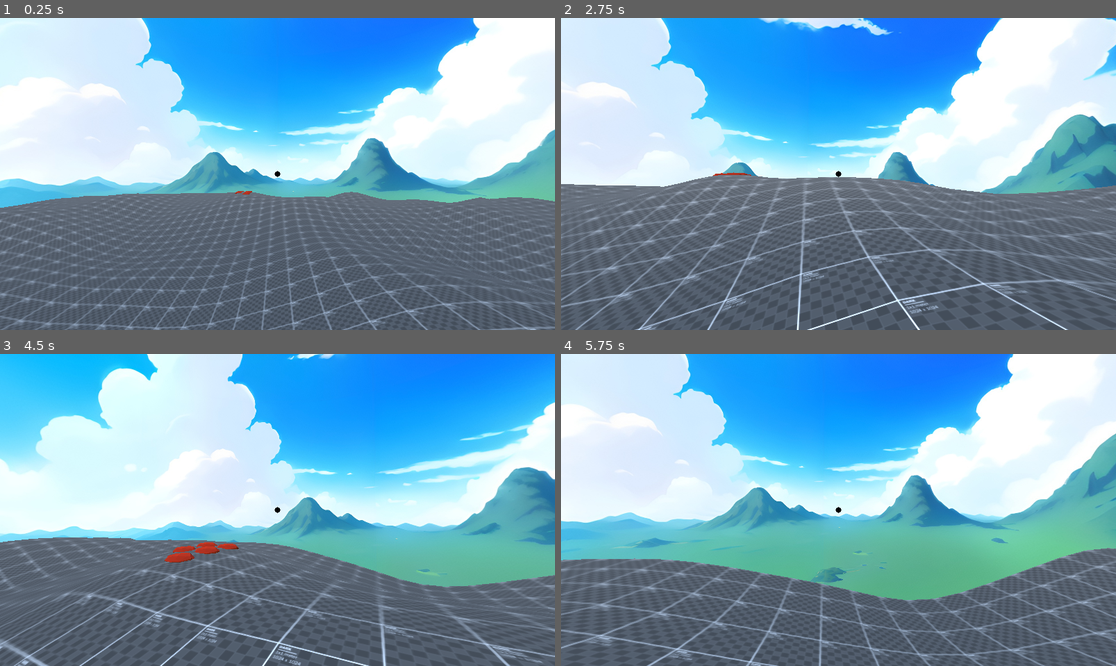
Above: before the commit, frames 1-4 (two rows, left to right).
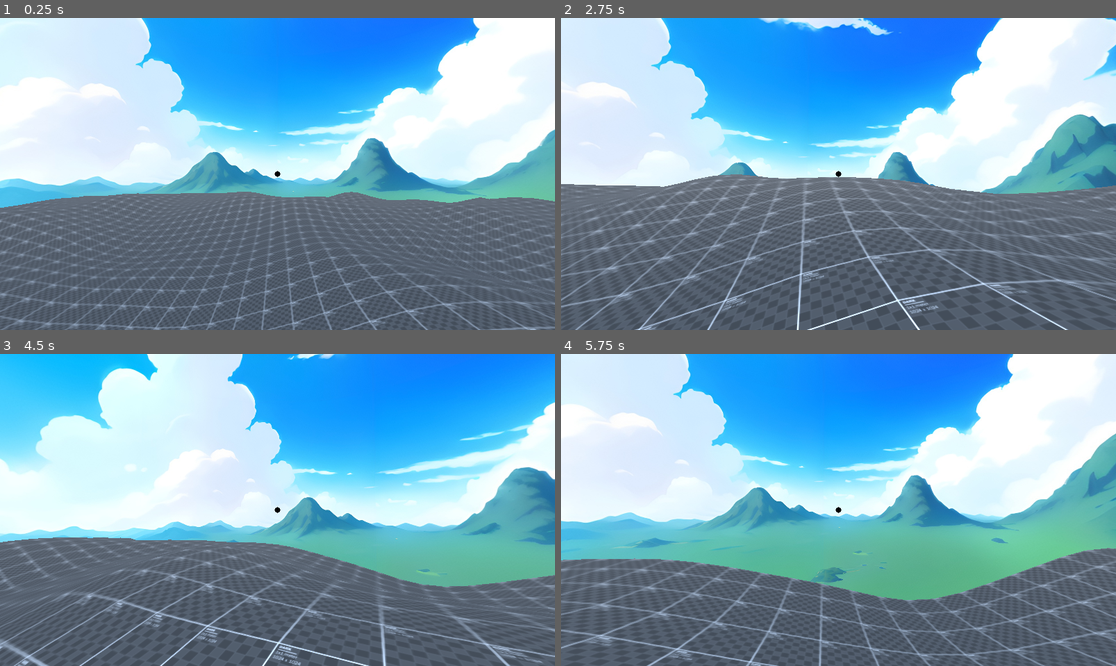
Above: after the commit, the same moments.

Repository: dairycultist/New-Hand-in-Mootown
Game: Godot game, scene res://world.tscn
Two runs of this game, one before a commit and one after it. Both use one fixed random seed, a clock stepped at 60 frames per second and the inputs below.
Inputs (mouse positions are in pixels of both pictures, inside the frame that each line leads up to):
- Up to frame 1 (0.25 s): no input
- Up to frame 2 (2.75 s): tap Enter (ui_accept) at 0.5, 0.77, 1.52 s; move the mouse to (866, 174) at 0.52 s; hold E (interact) 0.53-1.28 s; hold W (walk_up) from 0.53 s (still down); move the mouse to (810, 174) at 1.27 s; tap E (interact) at 1.35 s; move the mouse to (849, 167) at 2.02 s; hold E (interact) from 2.03 s (still down)
- Up to frame 3 (4.5 s): keep holding W (walk_up); move the mouse to (271, 516) at 2.77 s; release E (interact) at 2.78 s; tap E (interact) at 2.85, 4.35 s; tap Enter (ui_accept) at 3.02, 3.77 s; move the mouse to (316, 513) at 3.52 s; hold E (interact) 3.53-4.28 s; move the mouse to (233, 506) at 4.27 s
- Up to frame 4 (5.75 s): keep holding W (walk_up); tap Enter (ui_accept) at 4.52 s; move the mouse to (844, 510) at 5.02 s; hold E (interact) from 5.03 s (still down)

The runs differ from the first frame. In frame 1, less than 0.1% of the frame differs, in the area x 42-46%, y 55-57%; in frame 2, less than 0.1%; in frame 3, 0.4%, in the area x 29-44%, y 60-67%; in frame 4, nothing differs.

Commit message:
Refactor

Diff:
--- a/player_controller.gd
+++ b/player_controller.gd
@@ -95,33 +95,14 @@
 
 	if (event.is_action_pressed("interact")):
 
-		# picking stuff
+		# picking up stuff
 		if looking_holdable:
 
 			held = looking_holdable
 			held.linear_damp = 10
 
-		# depending on what we're holding, there may be
-		# other actions we can perform, like planting or troweling
-		elif looking_node and looking_node.name.contains("DirtPatch"):
-
-			# destroy a dirt patch with the trowel
-			looking_node.queue_free()
-
-		elif looking_node:
-
-			# place a dirt patch with the trowel
-			var dirt_patch := DIRT_PATCH.instantiate()
-			looking_node.add_child(dirt_patch)
-			dirt_patch.global_position = looking_position + Vector3(0, 0.15, 0)
-			dirt_patch.name = "DirtPatch"
-
-		elif looking_node and looking_node.name.contains("DirtPatch") and looking_node.get_child_count() == 2:
-
-			# plant a carrot on a dirt patch with a carrot seed bag
-			var carrot := CARROT.instantiate()
-			looking_node.add_child(carrot)
-			carrot.position = Vector3.ZERO
+		else:
+			use_held_item()
 
 	if (event.is_action_released("interact")):
 
@@ -143,3 +124,28 @@
 		camera_pitch = clampf(camera_pitch - event.relative.y * mouse_sensitivity, -90, 90)
 
 		camera.rotation.x = deg_to_rad(camera_pitch)
+
+func use_held_item():
+
+	# depending on what we're holding, there may be
+	# other actions we can perform, like planting or troweling
+	if looking_node and looking_node.name.contains("DirtPatch"):
+
+		# destroy a dirt patch with the trowel
+		looking_node.queue_free()
+
+	elif looking_node:
+
+		# place a dirt patch with the trowel
+		var dirt_patch := DIRT_PATCH.instantiate()
+		looking_node.add_child(dirt_patch)
+		dirt_patch.global_position = looking_position + Vector3(0, 0.15, 0)
+		dirt_patch.global_rotation.y = RandomNumberGenerator.new().randf_range(0.0, PI * 2.0)
+		dirt_patch.name = "DirtPatch"
+
+	elif looking_node and looking_node.name.contains("DirtPatch") and looking_node.get_child_count() == 2:
+
+		# plant a carrot on a dirt patch with a carrot seed bag
+		var carrot := CARROT.instantiate()
+		looking_node.add_child(carrot)
+		carrot.position = Vector3.ZERO
--- a/terrain.gd
+++ b/terrain.gd
@@ -1,6 +1,4 @@
 extends StaticBody3D
-
-var DIRT := preload("res://crop/dirt_patch.tscn")
 
 @export var SIZE := 128
 @export var MAX_HEIGHT := 4
@@ -36,13 +34,6 @@
 			uvs.append(Vector2(x, z))
 
 			height_map.append(height)
-
-			# debug
-			if height > 3.5:
-				var dirt := DIRT.instantiate()
-				add_child(dirt)
-				dirt.position = Vector3(x - half_size, height + 0.15, z - half_size)
-				dirt.name = "DirtPatch"
 
 	# upper bound inclusivity is so annoying
 	for z in SIZE - 1:
